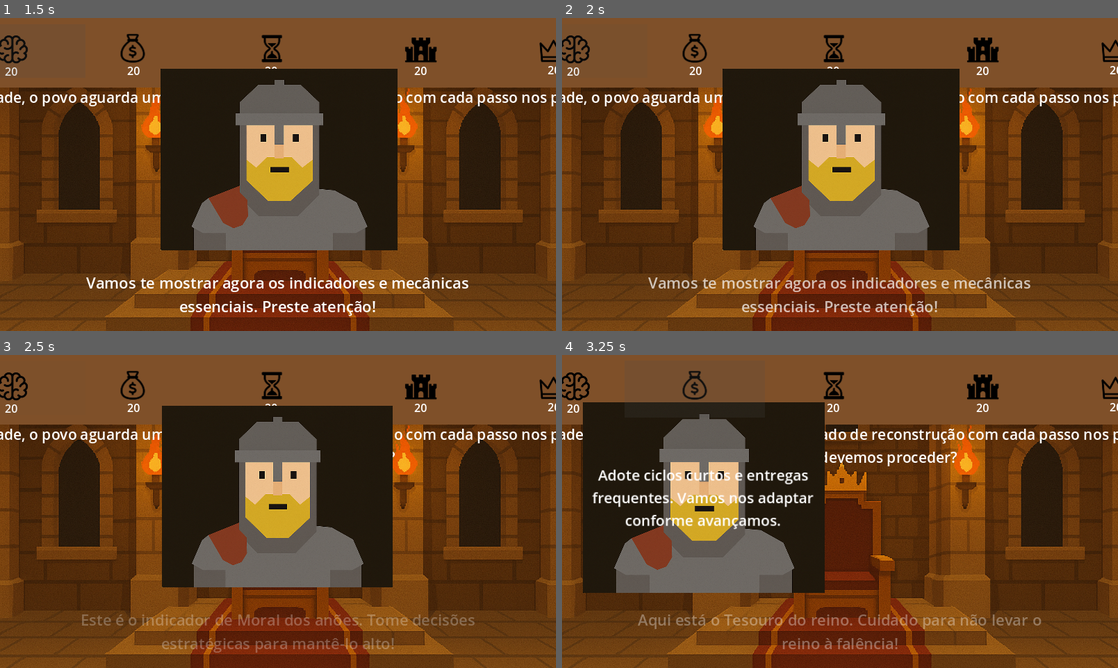
Above: before the commit, frames 1-4 (two rows, left to right).
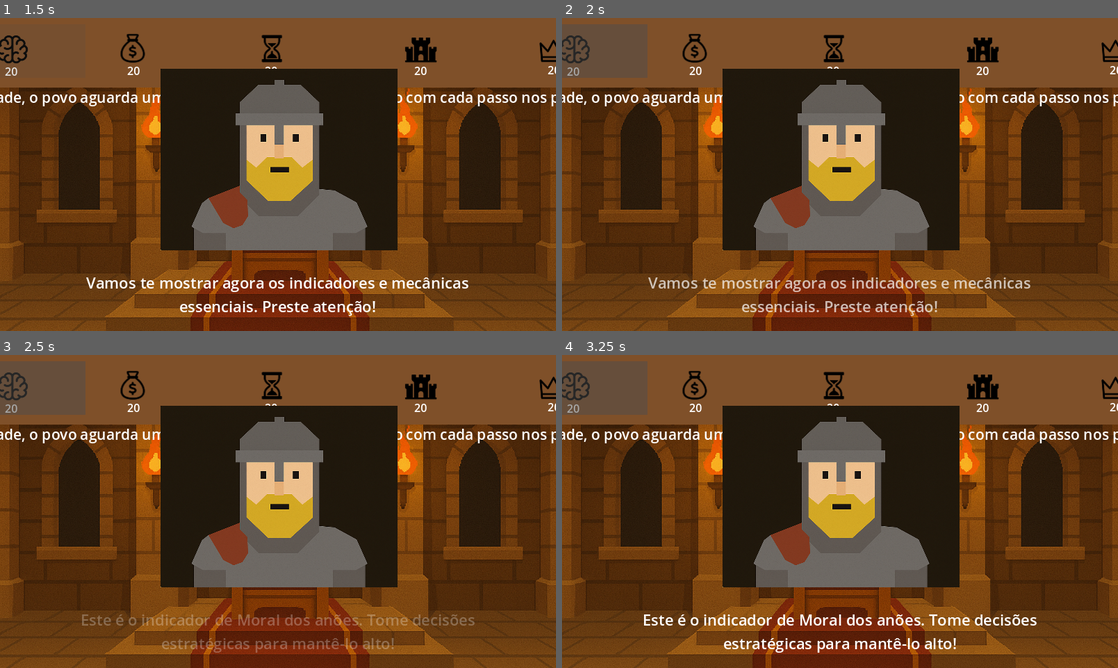
Above: after the commit, the same moments.

Repository: JulioDomanski/TCC
Game: Godot game, scene res://scenes/Main.tscn
Same seed, same stepped clock (60 frames per second), same inputs: the game is played once before the commit and once after it. This scene is started directly instead of the project's main scene.
Inputs (mouse positions are in pixels of both pictures, inside the frame that each line leads up to):
- Up to frame 1 (1.5 s): drag from (266, 165) to (333, 105) at 0.52 s; drag from (166, 190) to (250, 237) at 1.27 s
- Up to frame 2 (2 s): no input
- Up to frame 3 (2.5 s): move the mouse to (333, 442) at 2.02 s; click (333, 442) at 2.17 s
- Up to frame 4 (3.25 s): drag from (812, 574) to (673, 464) at 2.77 s

Frame 1 is identical in both runs. In frame 2, 0.2% of the frame differs, in the area x 0-5%, y 5-19%; in frame 3, 1.6%; in frame 4, 38%, in the area x 0-87%, y 2-96%.

Commit message:
Fix : Bug Tutorial e Carta Nao Mexe Enquanto Tutorial

Diff:
--- a/scripts/Main.gd
+++ b/scripts/Main.gd
@@ -9,6 +9,8 @@
 var card_id = 0
 var showing_feedback = false
 var first_card = true
+var is_tutorial_busy := false
+
 @onready var vbox_label_tutorial : VBoxContainer
 
 @onready var backIndicadores = $MiddleControl/WrapperIndicadores/BackIndicadores
@@ -69,8 +71,8 @@
 var tutorial_index = 0
 var highlight_rect : ColorRect
 var tutorial_label = null
-
-
+var tutorial_ongoing = true
+var blocker: ColorRect = null
 func _ready():
 	var fade_rect := ColorRect.new()
 	fade_rect.color = Color(0, 0, 0, 1)
@@ -265,8 +267,11 @@
 	center_container.add_child(label)
 
 
-func mostrar_tutorial_passo():
-
+func mostrar_tutorial_passo() -> void:
+	if is_tutorial_busy:
+		tutorial_index -=1
+		return
+	is_tutorial_busy = true
 	if tutorial_index >= tutorial_passos.size():
 		var fade_out_tween = create_tween()
 		fade_out_tween.tween_property(tutorial_label, "modulate:a", 0.0, 0.5)
@@ -281,9 +286,10 @@
 	var tween_tutorial_fade_out = create_tween()
 
 	if highlight_rect:
-		tween_tutorial_fade_out.tween_property(highlight_rect, "modulate:a", 0.0, 1.0)
+		tween_tutorial_fade_out.tween_property(highlight_rect, "modulate:a", 0.0, 0.5)
 		await tween_tutorial_fade_out.finished
-		highlight_rect.queue_free()
+		if(is_instance_valid(highlight_rect)):
+			highlight_rect.queue_free()
 
 	if passo.has("target_node_path") and passo["target_node_path"] != null:
 		if(passo["target_node_path"] == "Card"):
@@ -325,7 +331,8 @@
 		var fade_out_tween = create_tween()
 		fade_out_tween.tween_property(tutorial_label, "modulate:a", 0.0, 0.5)
 		await fade_out_tween.finished
-		tutorial_label.queue_free()
+		if(is_instance_valid(tutorial_label)):
+			tutorial_label.queue_free()
 
 
 	tutorial_label = Label.new()
@@ -354,9 +361,34 @@
 	var fade_in_tween = create_tween()
 	fade_in_tween.tween_property(tutorial_label, "modulate:a", 1.0, 0.5)
 	await fade_in_tween.finished
+	is_tutorial_busy = false
 
 func _input(event):
+	var card = cardContainer.get_child(1,false).get_child(0,true)
+
 	if event is InputEventMouseButton and event.pressed and tutorial_index<=tutorial_passos.size()-1:
+		if(tutorial_index == 0):
+			blocker = ColorRect.new()
+			blocker.color = Color(0, 0, 0, 0)
+			blocker.mouse_filter = MOUSE_FILTER_STOP
+			blocker.size = card.size
+			blocker.anchor_bottom = card.anchor_bottom
+			blocker.anchor_left = card.anchor_left
+			blocker.anchor_right = card.anchor_right
+			blocker.anchor_top = card.anchor_top
+			blocker.offset_bottom = card.offset_bottom
+			blocker.offset_left= card.offset_left
+			blocker.offset_right = card.offset_right
+			blocker.offset_top= card.offset_top
+			add_child(blocker)
+
+
 		tutorial_index += 1
-		mostrar_tutorial_passo()
+		await mostrar_tutorial_passo()
 		print(tutorial_index)
+
+
+	if(tutorial_index == 11):
+		blocker.mouse_filter =MOUSE_FILTER_IGNORE
+		blocker.queue_free()
+		tutorial_index+=1
